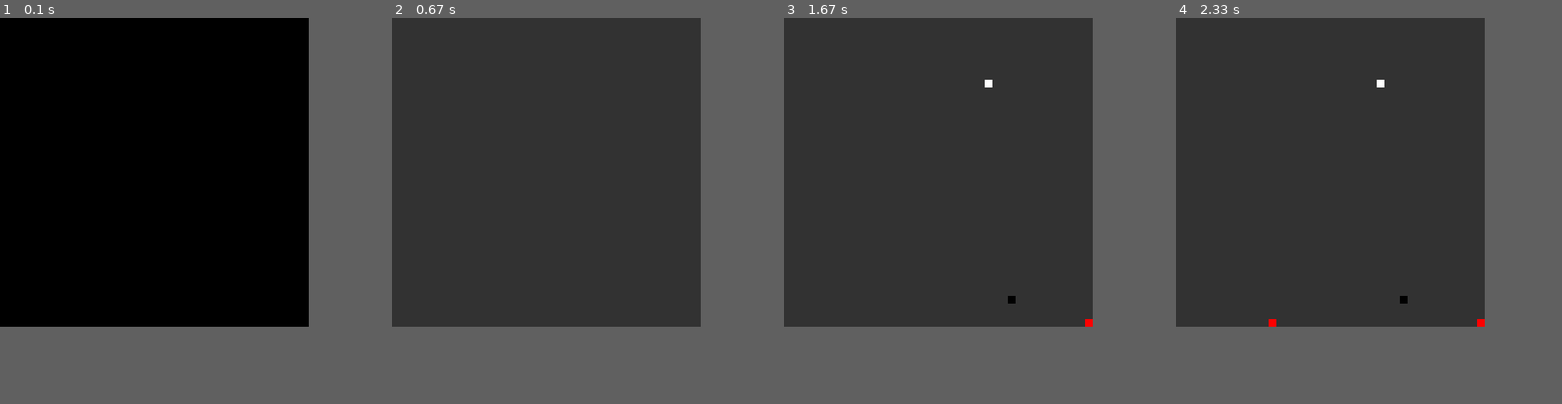
Above: before the commit, frames 1-4 (left to right).
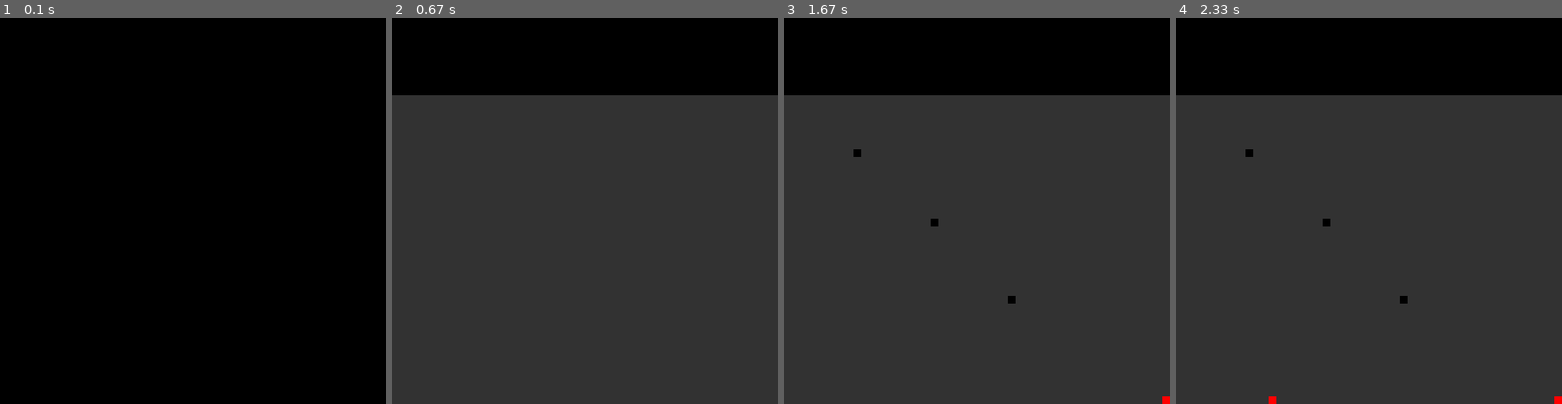
Above: after the commit, the same moments.

Repository: Basstma/PathfindingAlgorithmWithPygame
Game: pygame game, started from visualization.py
Same seed, same stepped clock (60 frames per second), same inputs: the game is played once before the commit and once after it.
Inputs (mouse positions are in pixels of both pictures, inside the frame that each line leads up to):
- Up to frame 1 (0.1 s): no input
- Up to frame 2 (0.67 s): hold D from 0.33 s (still down)
- Up to frame 3 (1.67 s): release D at 0.8 s; press the mouse at (1015, 295) at 0.87 s; move the mouse to (934, 226) at 0.97 s; release the mouse at (857, 153) at 1.1 s; hold W 1.17-1.47 s; move the mouse to (857, 299) at 1.2 s; tap 2 at 1.32 s; right-click (984, 79) at 1.55 s
- Up to frame 4 (2.33 s): hold D 1.83-2.3 s; tap 0 at 1.98 s
In our replay, the window is 400x400 before the commit and 500x500 after it. These sizes can differ from the game's own. Grey fills any space a smaller window leaves; there, only what the larger window draws over its background counts as a difference.

The runs differ from the first frame. In frame 1, only the window size differs. In frame 2, 20% of the frame differs, in the area x 0-100%, y 0-20%; in frame 3, 20%; in frame 4, 20%, in the area x 0-100%, y 0-100%.

Commit message:
Added space for navbar in TK window, Added functions, for removing double code

Diff:
--- a/test.py
+++ b/test.py
@@ -1,5 +1,2 @@
-import numpy as np
-
-
-test = [1, 2, 3, 4]
-print(test[-1])
+if 1:
+    print("Test")
--- a/visualization.py
+++ b/visualization.py
@@ -9,9 +9,13 @@
 
 class Visio:
     def __init__(self):
-        self.maze = Maze(size=(40, 40))
+        self.maze = Maze(size=(50, 40))
         self.bot = None
         self.scale = 10
+
+        self.window_size = (500, 500)
+        self.navbar_size = (self.window_size[0], 100)
+        self.maze_size = self.maze.size * 10
 
         self.running = True
 
@@ -29,32 +33,33 @@
                        "grey_one": (50, 50, 50)}
 
         self.clock = pg.time.Clock()
-        self.screen = pg.display.set_mode((self.maze.size[0] * self.scale, self.maze.size[1] * self.scale))
+        self.screen = pg.display.set_mode(self.window_size)
         self.FPS = 60
 
+    def build_naviagation(self):
+        pass
+
     def draw_map(self):
+        def draw_rectangle_maze(pos: list, color: str):
+            pg.draw.rect(self.screen, self.colors[color],
+                         (pos[0] * self.scale, (pos[1] * self.scale) + self.navbar_size[1], self.scale, self.scale))
+
         for i in range(0, self.maze.size[1]):
             for j in range(0, self.maze.size[0]):
                 if type(self.maze.maze[i][j]) == Wall:
-                    pg.draw.rect(self.screen, self.colors["white"],
-                                 (j * self.scale, i * self.scale, self.scale, self.scale))
+                    draw_rectangle_maze((j, i), "white")
+
                 elif type(self.maze.maze[i][j]) == Target:
-                    pg.draw.rect(self.screen, self.colors["red"],
-                                 (j * self.scale, i * self.scale, self.scale, self.scale))
+                    draw_rectangle_maze((j, i), "red")
+
                 elif type(self.maze.maze[i][j]) == Visited:
-                    pg.draw.rect(self.screen, self.colors["grey_one"],
-                                 (j * self.scale, i * self.scale, self.scale, self.scale))
+                    draw_rectangle_maze((j, i), "grey_one")
+
                 elif type(self.maze.maze[i][j]) == Way:
-                    pg.draw.rect(self.screen, self.colors["turquoise"],
-                                 (j * self.scale, i * self.scale, self.scale, self.scale))
+                    draw_rectangle_maze((j, i), "turquoise")
+
                 elif type(self.maze.maze[i][j]) == Start:
-                    pg.draw.rect(self.screen, self.colors["green"],
-                                 (j * self.scale, i * self.scale, self.scale, self.scale))
-
-    def draw_bot(self):
-        if self.bot:
-            pg.draw.rect(self.screen, self.colors["yellow"],
-                         (self.bot.position.y * self.scale, self.bot.position.x * self.scale, self.scale, self.scale))
+                    draw_rectangle_maze((j, i), "green")
 
     def run(self):
         while self.running:
@@ -64,21 +69,11 @@
                     if event.key == pg.K_s:
                         print("Build Maze")
                         self.maze.build()
-                    # if event.key == pg.K_w:
-                    #     if self.bot:
-                    #         print("Bot is searching!")
-                    #         self.bot.find_target()
-                    #     else:
-                    #         print("Bot is builded")
-                    #         self.bot = Bot(self.maze)
-                    # if event.key == pg.K_q:
-                    #     print("Bot deleted")
-                    #     self.bot = None
                     if event.key == pg.K_d:
                         print("Depth search started")
                         d = DepthSearch(self.maze, (1, 0))
                         d.start()
-                    if event.key == pg.K_f:
+                    if event.key == pg.K_w:
                         print("Wide search started")
                         w = WideSearch(self.maze, (1, 0))
                         w.start()
@@ -107,22 +102,37 @@
                         print("Delay auf:", self.time_steps[self.time_pos])
                         self.maze.delay = self.time_steps[self.time_pos]
                 if event.type == pg.MOUSEBUTTONDOWN:
-                    if event.button == 1:
-                        pos = pg.mouse.get_pos()
-                        x = int((pos[0] - (pos[0] % self.scale)) / self.scale)
-                        y = int((pos[1] - (pos[1] % self.scale)) / self.scale)
-                        self.maze.maze[y][x] = None
-                    if event.button == 3:
-                        pos = pg.mouse.get_pos()
-                        x = int((pos[0] - (pos[0] % self.scale)) / self.scale)
-                        y = int((pos[1] - (pos[1] % self.scale)) / self.scale)
-                        self.maze.maze[y][x] = Wall(x=x, y=y)
+                    is_hold = True
+                    while is_hold:
+                        if event.button == 1:
+                            x, y = self.get_position_in_maze(pg.mouse.get_pos())
+                            if (x and y) or (x == 0 or y == 0):
+                                self.maze.maze[y][x] = None
+                        if event.button == 3:
+                            x, y = self.get_position_in_maze(pg.mouse.get_pos())
+                            print(x, y)
+                            if (x and y) or (x == 0 or y == 0):
+                                print(x)
+                                self.maze.maze[y][x] = Wall(x=x, y=y)
+                        for e in pg.event.get():
+                            if e.type == pg.MOUSEBUTTONUP:
+                                is_hold = False
+                        self.draw_map()
+                        pg.display.flip()
                 """if event.type == pg.QUIT:
                     raise SystemExit"""
             self.draw_map()
-            self.draw_bot()
             pg.display.flip()
             self.clock.tick(self.FPS)
+
+    def get_position_in_maze(self, pos: list) -> list:
+        pos = (pos[0], pos[1]-self.navbar_size[1])
+        x = int((pos[0] - (pos[0] % self.scale)) / self.scale)
+        y = int((pos[1] - (pos[1] % self.scale)) / self.scale)
+        if x >= self.maze.size[0] or x < 0 or y >= self.maze.size[1] or y < 0:
+            return None, None
+        else:
+            return x, y
 
 
 if __name__ == '__main__':
